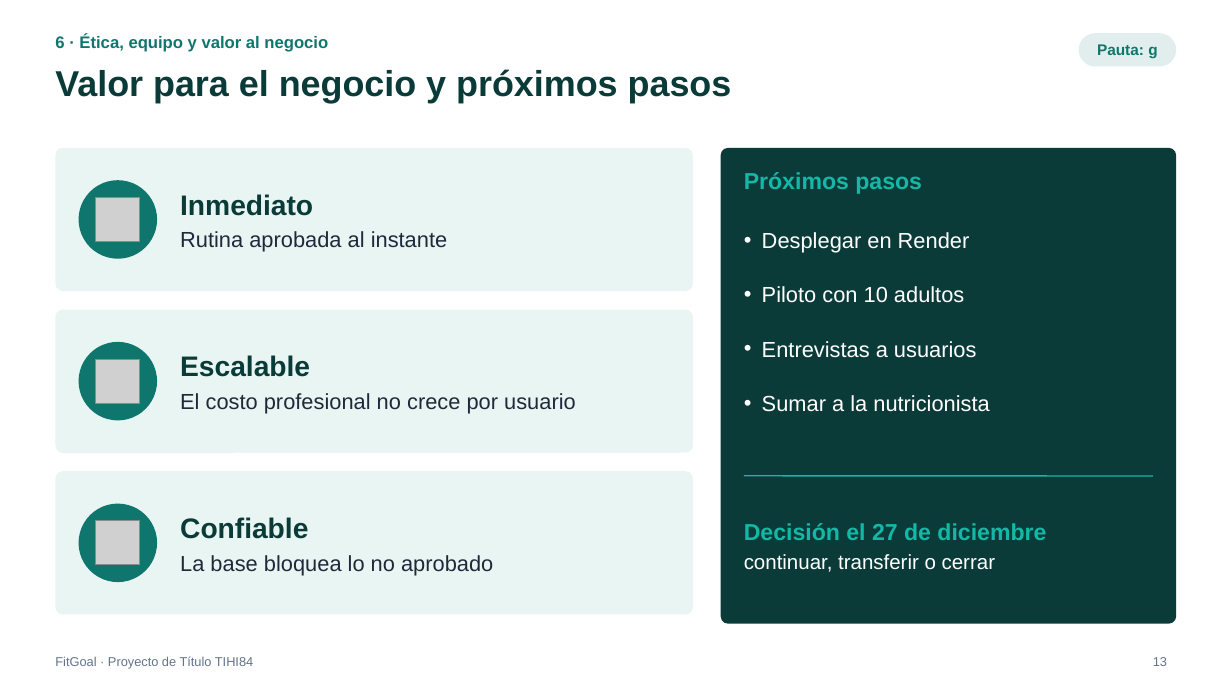
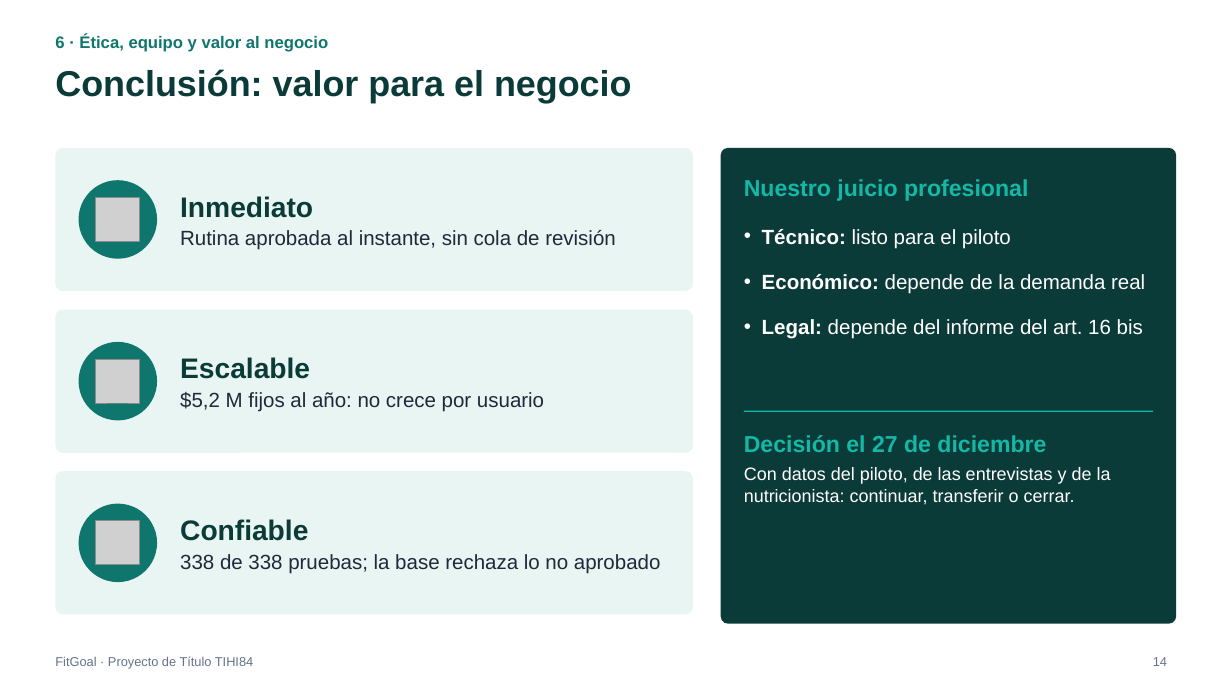
Before and after one commit to VicenteEgana/Fitgoal, a slide deck: slide 14 of docs/TIHI84_U3_Presentacion_FitGoal.pptx (slide 13 before the commit). Drawn at 1232x693 pixels with LibreOffice and Linux fonts; fonts in the diff are those of the drawing; grey boxes stand for pictures. Boxes give left, top, right and bottom in pixels: in the first picture for what was removed or moved away, otherwise in the second. Text is boxed around its words. In the diff, an @@ line names an element or a change of style, - is before the commit and + after.

```diff
--- a/docs/TIHI84_U3_Presentacion_FitGoal.pptx
+++ b/docs/TIHI84_U3_Presentacion_FitGoal.pptx
@@ rounded rectangle removed at [1079, 33, 1177, 67] @@
-Pauta: g
@@ title at [55, 69, 632, 103]: text changed @@
-Valor para el negocio y próximos pasos
+Conclusión: valor para el negocio
@@ text at [744, 179, 1028, 201]: text changed @@
-Próximos pasos
+Nuestro juicio profesional
@@ text "Nuestro juicio profesional" at [744, 179, 1028, 201]: vertical alignment top to middle @@
@@ text at [180, 196, 313, 218]: less space between paragraphs @@
@@ text at [180, 230, 616, 250]: text changed; size 17 to 16 pt @@
-Rutina aprobada al instante
+Rutina aprobada al instante, sin cola de revisión
@@ text removed at [762, 232, 989, 412] @@
-• Desplegar en Render
-• Piloto con 10 adultos
-• Entrevistas a usuarios
-• Sumar a la nutricionista
@@ text added at [762, 229, 1145, 339], 16 pt, text #FFFFFF @@
+• Técnico: listo para el piloto
+• Económico: depende de la demanda real
+• Legal: depende del informe del art. 16 bis
@@ text at [180, 357, 310, 379]: less space between paragraphs @@
@@ text at [180, 392, 544, 412]: text changed; size 17 to 16 pt @@
-El costo profesional no crece por usuario
+$5,2 M fijos al año: no crece por usuario
@@ line moved from (744, 476) - (1153, 476) to (744, 411) - (1153, 411) @@
@@ text at [744, 435, 1046, 452]: more space between paragraphs @@
@@ text "Decisión el 27 de diciembre": place and size @@
-text "Decisión el 27 de diciembre" at [744, 523, 1046, 572]
+text "Decisión el 27 de diciembre" at [744, 435, 1111, 505]
@@ text "Decisión el 27 de diciembre" at [744, 435, 1111, 505]: vertical alignment middle to top @@
@@ text at [744, 467, 1111, 505]: text changed; size 16 to 14 pt @@
-continuar, transferir o cerrar
+Con datos del piloto, de las entrevistas y de la nutricionista: continuar, transferir o cerrar.
@@ text at [180, 519, 308, 541]: less space between paragraphs @@
@@ text at [180, 554, 661, 574]: text changed; size 17 to 16 pt @@
-La base bloquea lo no aprobado
+338 de 338 pruebas; la base rechaza lo no aprobado
@@ page number at [1153, 657, 1167, 666]: text changed @@
-13
+14
```
Also in this commit, not shown: 12 other slides changed, 5 slides added.
